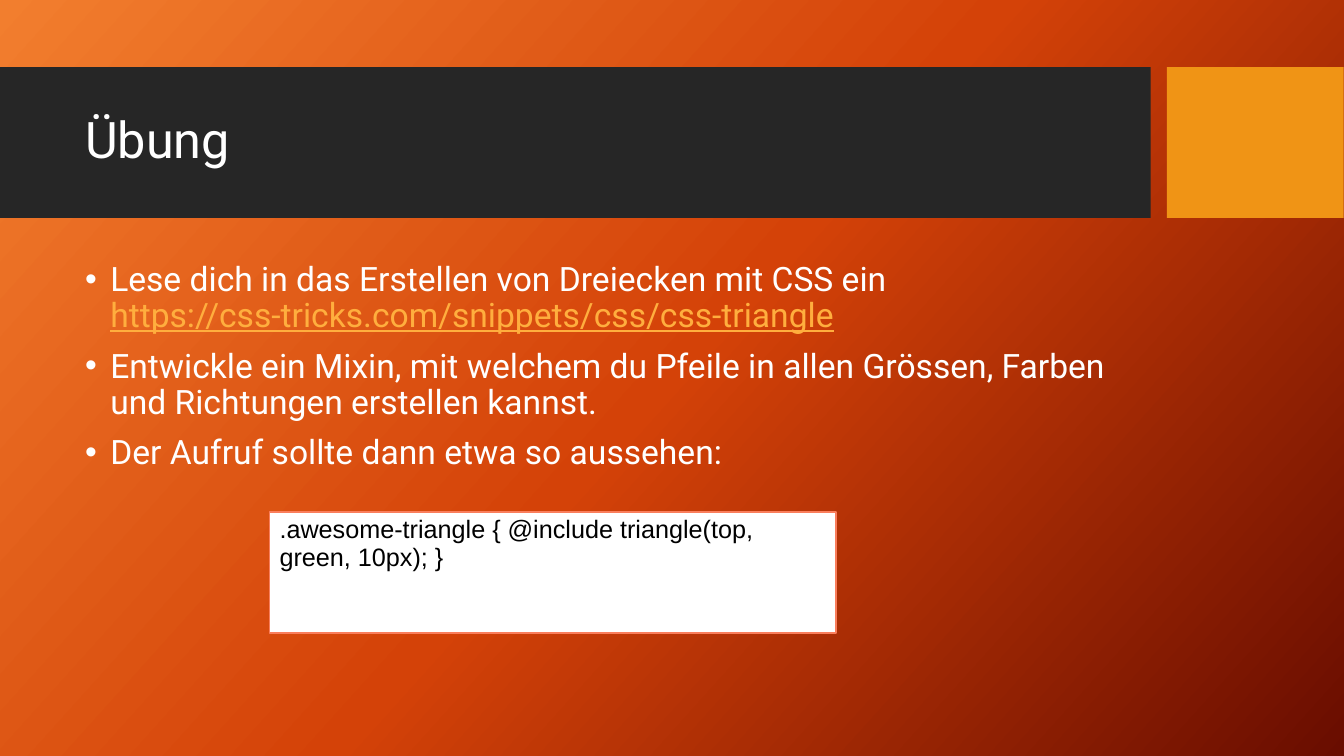
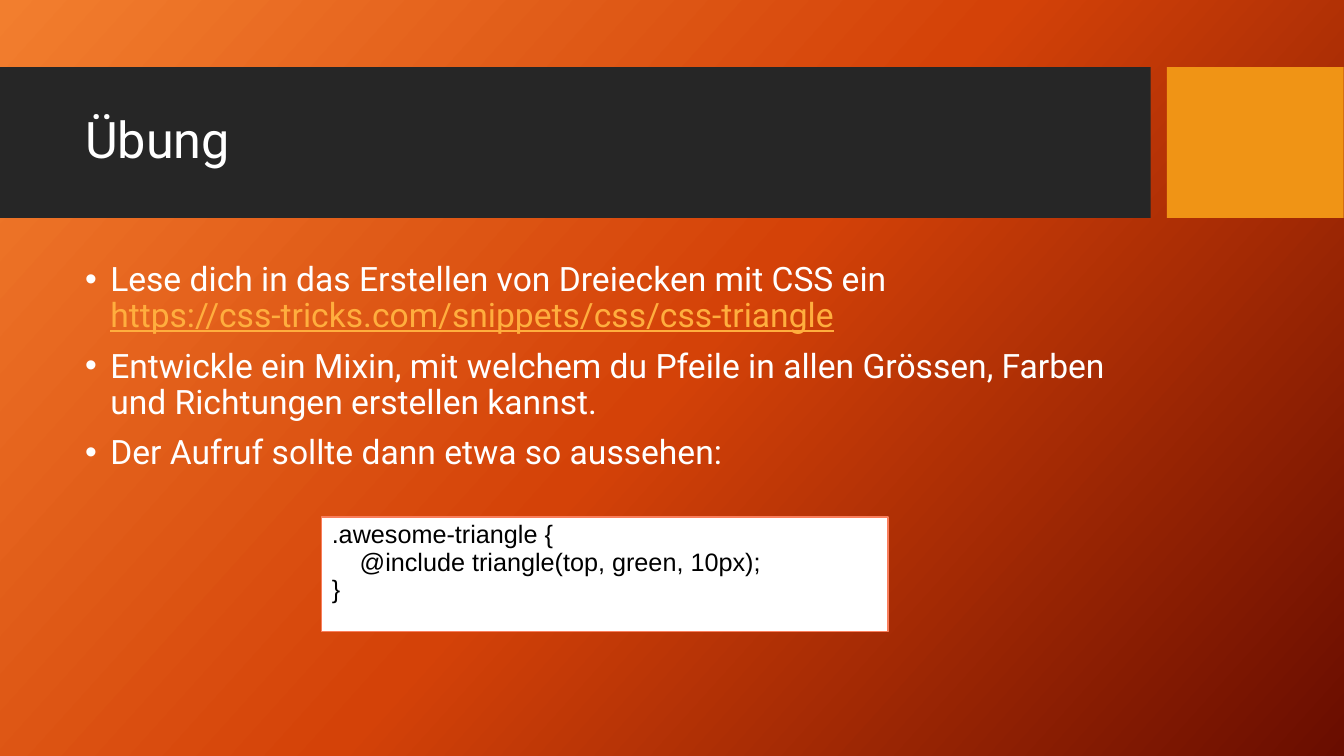
Before and after one commit to TomFrey/htmlCssBasicUebungen, a slide deck: slide 31 of sassSchulung.pptx. Drawn at 1344x756 pixels with LibreOffice and Linux fonts; fonts in the diff are those of the drawing; background and template pictures are left out. Boxes give left, top, right and bottom in pixels: in the first picture for what was removed or moved away, otherwise in the second. Text is boxed around its words. In the diff, an @@ line names an element or a change of style, - is before the commit and + after.

Commit message:
Übung zu html Dreiecken mit mixins erstellt.

```diff
--- a/sassSchulung.pptx
+++ b/sassSchulung.pptx
@@ rectangle ".awesome-triangle { @include triangle(top, green, ...": place and size @@
-rectangle ".awesome-triangle { @include triangle(top, green, ..." at (269, 512, 836, 633)
+rectangle ".awesome-triangle { @include triangle(top, green, ..." at (322, 517, 888, 632)
```
Also in this commit, not shown: 4 other files.
